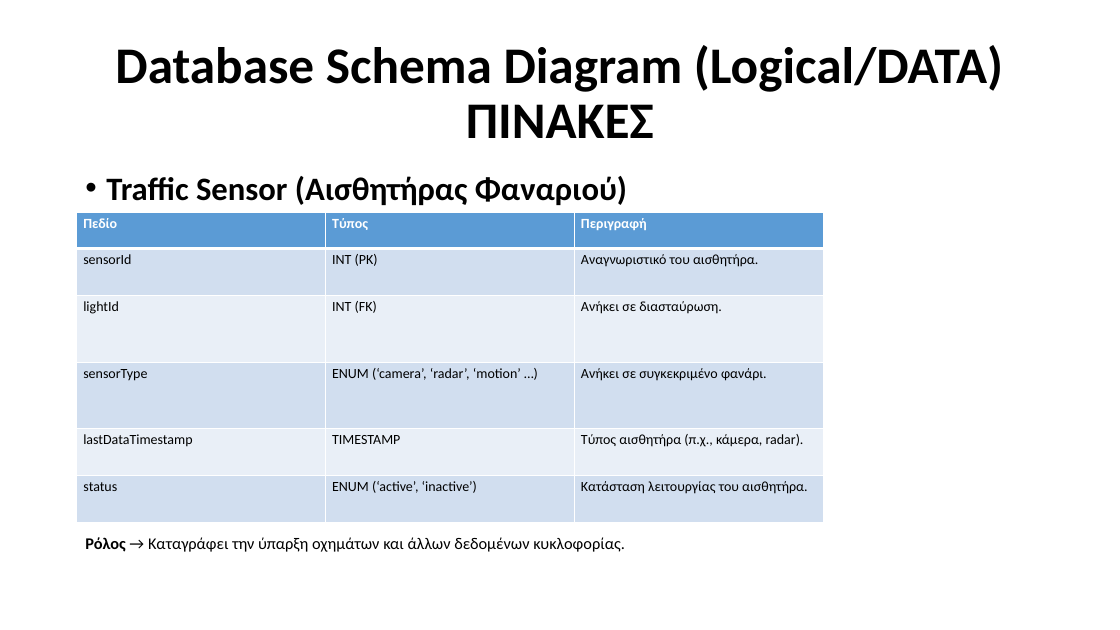
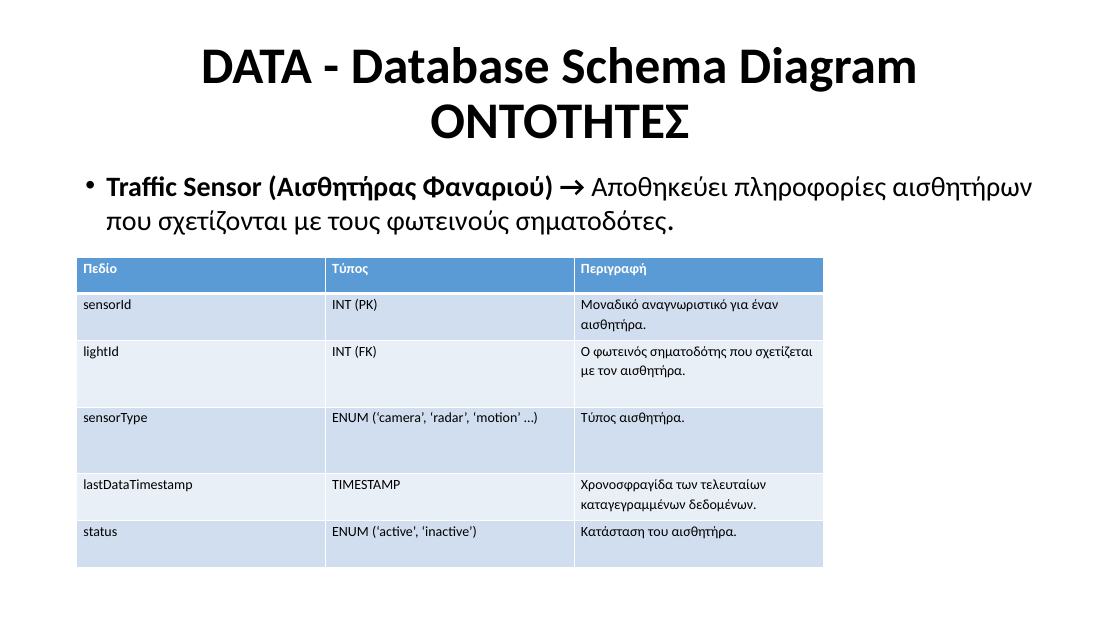
Before and after one commit to Ath21/STL_Drive, a slide deck: slide 10 of Presentation.pptx (slide 13 before the commit). Drawn at 1120x630 pixels with LibreOffice and Linux fonts; fonts in the diff are those of the drawing. Boxes give left, top, right and bottom in pixels: in the first picture for what was removed or moved away, otherwise in the second. Text is boxed around its words. In the diff, an @@ line names an element or a change of style, - is before the commit and + after.

```diff
--- a/Presentation.pptx
+++ b/Presentation.pptx
@@ title at (201,47,918,139): text changed @@
-Database Schema Diagram (Logical/DATA)
-ΠΙΝΑΚΕΣ
+DATA - Database Schema Diagram
+ΟΝΤΟΤΗΤΕΣ
@@ text at (106,175,1032,235): text changed; size 14 to 24 pt @@
-• Traffic Sensor (Αισθητήρας Φαναριού)
-Ρόλος → Καταγράφει την ύπαρξη οχημάτων και άλλων δεδομένων κυκλοφορίας.
+• Traffic Sensor (Αισθητήρας Φαναριού) → Αποθηκεύει πληροφορίες αισθητήρων που σχετίζονται με τους φωτεινούς σηματοδότες.
@@ table at (77,258,823,568) @@
-row 2, column 3: Αναγνωριστικό του αισθητήρα.
+row 2, column 3: Μοναδικό αναγνωριστικό για έναν αισθητήρα.
-row 3, column 3: Ανήκει σε διασταύρωση.
+row 3, column 3: Ο φωτεινός σηματοδότης που σχετίζεται με τον αισθητήρα.
-row 4, column 3: Ανήκει σε συγκεκριμένο φανάρι.
+row 4, column 3: Τύπος αισθητήρα.
-row 5, column 3: Τύπος αισθητήρα (π.χ., κάμερα, radar).
+row 5, column 3: Χρονοσφραγίδα των τελευταίων καταγεγραμμένων δεδομένων.
-row 6, column 3: Κατάσταση λειτουργίας του αισθητήρα.
+row 6, column 3: Κατάσταση του αισθητήρα.
@@ table: place and size @@
-table at (77,213,823,523)
+table at (77,258,823,568)
```
Also in this commit, not shown: 18 other slides changed, 5 slides removed, 2 other files.
